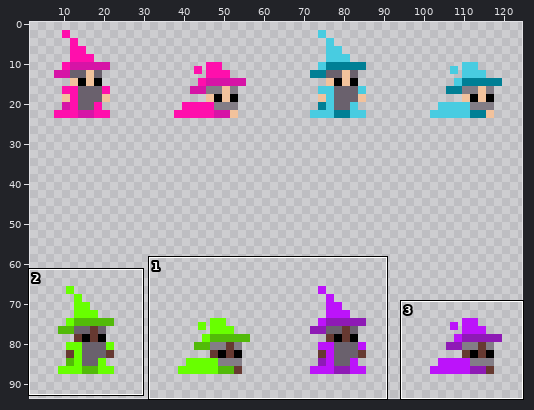
Sprite sheet, stored at content/sprites/skins/wizard.png. The picture above shows the old version from afar; the outline marks the close-up.
Close-up. Before the commit:
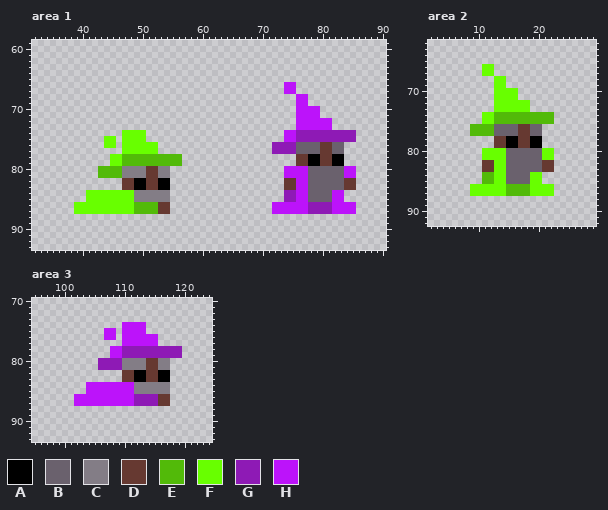
The file is 128x128 pixels. Colours within 5 levels of each other are drawn and written as one. Shown: area 1: x 32..90, y 59..93; area 2: x 2..29, y 62..92; area 3: x 95..124, y 70..93. The wide view leaves out empty margins. The commit also changed other parts of the picture, which this record leaves out.
Palette (. is transparent): A #000000  B #6a616d  C #837d86  D #663931  E #52ba09  F #68ff00  G #8e1ab5  H #bc13fa
After the commit:
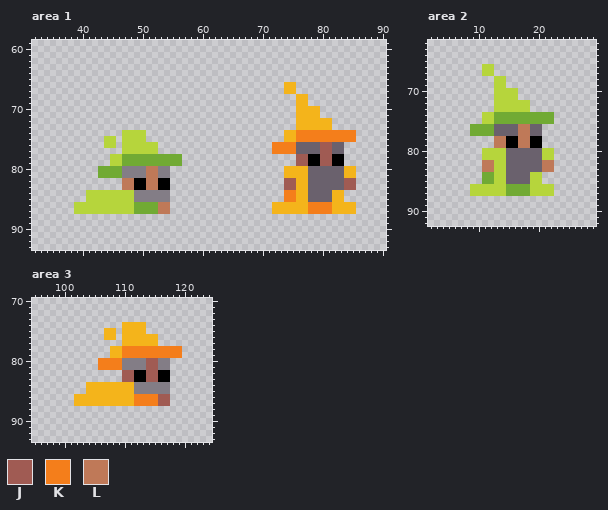
Colours new in this view: J #a05b53  K #f47e1b  L #bf7958
The exact change:
Colour E changes from #52ba09 to #71aa34.
Colour F changes from #68ff00 to #b6d53c.
Colour H changes from #bc13fa to #f4b41b.
Area 1:
Colour D gives way to colour J in rows 76 to 77 at x 80 to 81; in rows 78 to 79 at x 76 to 77 and 80 to 81; in rows 82 to 83 at x 74 to 75 and 84 to 85.
Colour G gives way to colour K in rows 74 to 75 at x 76 to 85; in rows 76 to 77 at x 72 to 75; in rows 84 to 85 at x 74 to 75; in rows 86 to 87 at x 78 to 81.
Colour D gives way to colour L in rows 80 to 81 at x 51 to 52; in rows 82 to 83 at x 47 to 48 and 51 to 52; in rows 86 to 87 at x 53 to 54.
Area 2:
Colour D gives way to colour L in rows 76 to 77 at x 17 to 18; in rows 78 to 79 at x 13 to 14 and 17 to 18; in rows 82 to 83 at x 11 to 12 and 21 to 22.
Area 3:
Colour D gives way to colour J in rows 80 to 81 at x 114 to 115; in rows 82 to 83 at x 110 to 111 and 114 to 115; in rows 86 to 87 at x 116 to 117.
Colour G gives way to colour K in rows 78 to 79 at x 110 to 119; in rows 80 to 81 at x 106 to 109; in rows 86 to 87 at x 112 to 115.
Changed places in both close-ups, as pixel boxes (x1, y1, x2, y2):
changed: (272, 82, 356, 214)
changed: (74, 130, 182, 214)
changed: (470, 64, 554, 196)
changed: (74, 322, 182, 406)
